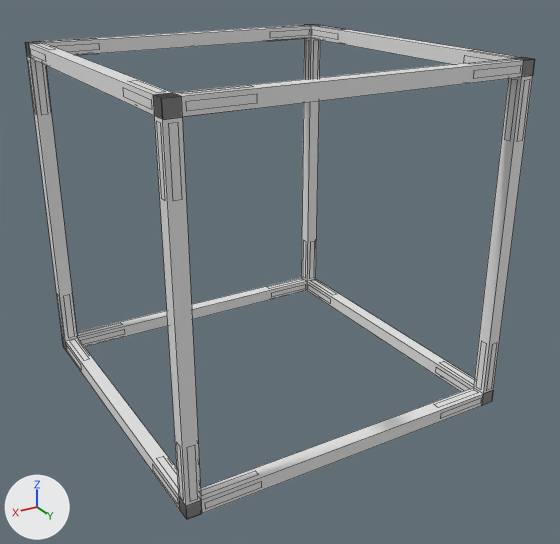
An edit to the OBJ model src/main/resources/assets/dimensionalfluxminer/models/block/dimensional_flux_miner/geometry/inner.obj, drawn before and after from the same camera.
Rendered twice from a 50 mm lens placed at (0.961, 1.691, 0.698), pointed at (-0.015, 0.066, -0.114). The axes (+X, +Y, +Z) are drawn at lower left. The lights are the same throughout. The first picture is the older version. Mesh edges are drawn as thin lines. Materials are left out; every surface is plain grey. Where no turn or scale is listed for an object, it has been applied to the vertices. Vertices at exactly the same position are counted once.

In view in the first picture: 'inner'.
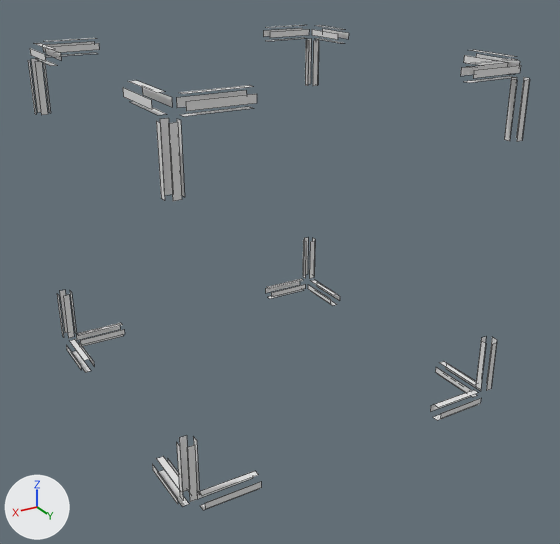
Changed parts and their boxes [x1, y1, x2, y2] in the pictures (560 x 544 px):
'inner', reshaped
    before: [25, 24, 535, 520]
    after: [28, 25, 530, 510]
part 1 of me_inner, deleted
    before: [25, 24, 535, 520]

Edits to the bpy script that builds the scene:
```text
Change me_inner:
    used by ob_inner; location = (0.0, 0.0, 0.0)
    remove me_inner.from_pydata(...)  # 440 vertices, 168 faces; spans x -0.451..0.451, y -0.451..0.451, z -0.451..0.451
    add me_inner.from_pydata(...)  # 419 vertices, 96 faces; spans x -0.451..0.451, y -0.451..0.451, z -0.451..0.451
    me_inner part 1
    21 vertices are removed from x -0.45..0.45, y -0.45..0.45, z -0.45..0.413
    72 faces are deleted
```
